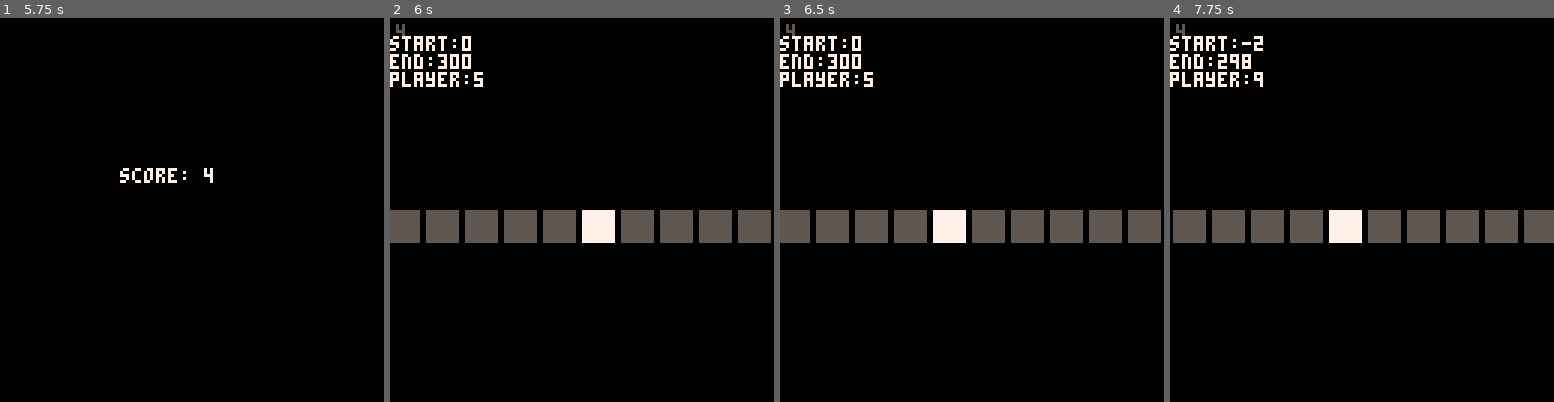
Above: before the commit, frames 1-4 (left to right).
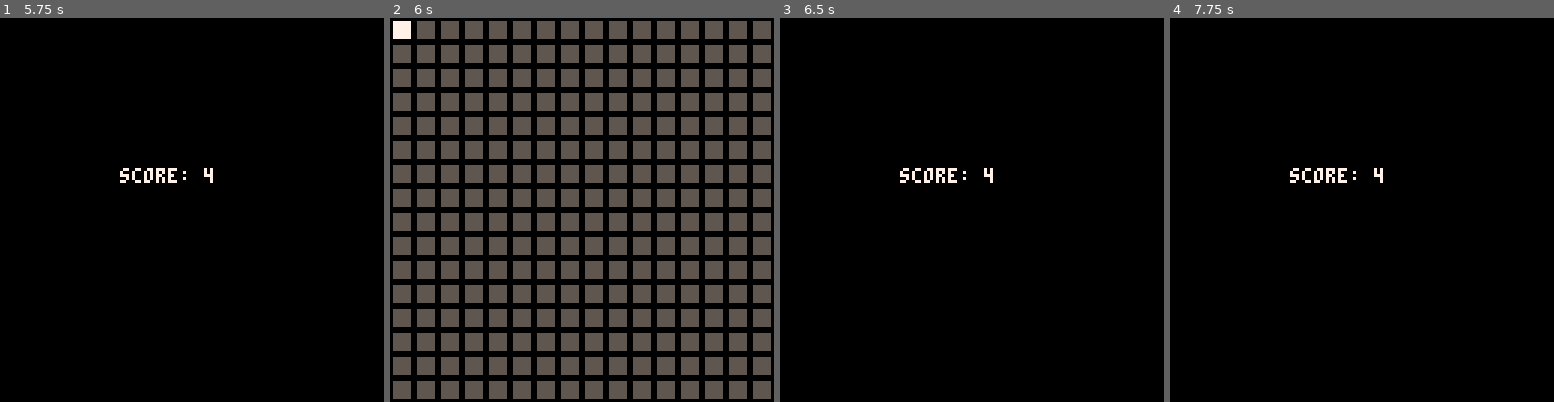
Above: after the commit, the same moments.

Repository: abemassry/dimensional-jump
Game: PICO-8 cartridge dimensional-jump.p8
The game is run twice, just before and just after one commit, with the same random seed, the same clock (stepped at 60 frames per second) and the same inputs.
Inputs:
- Up to frame 1 (5.75 s): tap X (X key) at 0.33, 1.07, 1.85, 2.97, 4.08, 5.2 s; tap O (Z key) at 0.7, 1.7, 2.1, 2.5, 2.9, 3.3, 3.7, 4.1, 4.5, 4.9, 5.3, 5.7 s; hold Right 1.6-2.1 s; hold Up 2.15-2.42 s; hold Right 2.47-3.03 s; hold Left 3.08-3.58 s; hold Down 3.63-3.97 s; hold Right 4.02-4.68 s; hold Up 4.73-5.03 s; hold Left 5.08-5.68 s; hold Down from 5.73 s (still down)
- Up to frame 2 (6 s): keep holding Down
- Up to frame 3 (6.5 s): release Down at 6.03 s; hold Right from 6.08 s (still down); tap O (Z key) at 6.1 s; tap X (X key) at 6.32 s
- Up to frame 4 (7.75 s): tap O (Z key) every 0.4 s from 6.5 to 7.7 s; release Right at 6.58 s; hold Right 6.63-7.13 s; hold Up 7.18-7.45 s; tap X (X key) at 7.43 s; hold Right from 7.5 s (still down)

Frame 1 is identical in both runs. In frame 2, 56% of the frame differs, in the area x 0-100%, y 0-100%; in frame 3, 8.9%; in frame 4, 9.0%.

Commit message:
add sound effects 1d, dash jump 1d, bounds 2d

Diff:
--- a/dimensional-jump.p8
+++ b/dimensional-jump.p8
@@ -132,42 +132,52 @@
 end
 function one_level_start()
 	one_level = {
+		-- todo: max dash value
+		-- todo: recharge max dash
 		left_released = false,
 		right_released = false,
 		start_pos = 0,
 		end_pos = 300,
 		end_tile = 88,
 		player_pos = 5,
+		player_screen_pos = 0,
 		allow_timer = 0,
 		tick_timer = 0,
+		dash_jump = false,
 		t=0,
 		update=function(self)
 			-- handle right button press
 			self.right_released = handle_button_release(1)
-			if (btn(4) and self.right_released and self.allow_timer == false) then
+			if (btn(4) and self.right_released and self.allow_timer == false and self.player_screen_pos < 130) then
 				-- handle dash jump mechanic
 				self.start_pos-=2
 				self.end_pos-=2
 				self.player_pos+=4
 				self.allow_timer = true
-			elseif (self.right_released and self.allow_timer == false) then
+				self.dash_jump = true
+				sfx(63)
+			elseif (self.right_released and self.allow_timer == false and self.player_screen_pos < 130) then
 				self.start_pos-=1
 				self.end_pos-=1
 				self.player_pos+=2
 				self.allow_timer = true
+				self.dash_jump = false
+				sfx(62)
 			end
 			if self.allow_timer then
 				self.t += 1
 				if self.t % 14 == 0 then
 					self.allow_timer = false
+				self.dash_jump = false
 				end
 			end
 			self.tick_timer += 1
-			if self.tick_timer > 60 then
+			if self.tick_timer > 120 then
 				self.allow_timer = true
 				--self.start_pos-=1
 				self.end_pos-=1
 				self.tick_timer = 0
+				self.dash_jump = false
 			end
 		end,
 		draw=function(self)
@@ -175,32 +185,41 @@
 			-- initial 1d grid
 			local space=0
 			local count=0
+			local dashx = 0
 			for i=self.start_pos,self.end_pos,1 do
 				c = 5
+
+				local x1 = space+(i*10)+i-self.t
+				local x2 = space+10+(i*10)+i-self.t
+
 				--if (i % 2 == 0 ) c = 6
-				if(count == self.player_pos) c = 7
+				if(count == self.player_pos) then
+					c = 7
+					dashx = x1
+					self.player_screen_pos = x2
+				end
 				if (i == self.end_tile) c = 11
 
-				if (count == self.player_pos and i == self.end_tile) then
+
+				if (count == self.player_pos and i >= self.end_tile) then
 					overlay_state = 4
 				end
 
 				if (i == 20) c = 1
-				rectfill(space+(i*10)+i-self.t, 64, space+10+(i*10)+i-self.t, 74, c)
+
+				rectfill(x1, 64, x2, 74, c)
 				--print(i, space+(i*10)+i-self.t, 84, 7)
-				print('start:'..self.start_pos, 0, 6, 7)
-				print('end:'..self.end_pos, 0, 12, 7)
-				print('player:'..self.player_pos, 0, 18, 7)
 				space = space + 2
 				count+=1
 			end
+
+			if (self.dash_jump) spr(252,dashx-12, 65, 2, 1)
+
 		end
 	}
 end
 function two_level_start()
 	two_level = {
-		start_posx = 0,
-		start_posy = 0,
 		player_posx = 112,
 		player_posy = 0,
 		player_posx_prev = player_posx,
@@ -227,6 +246,26 @@
 				self.player_posy_prev = self.player_posy
 				self.player_posy+=1
 			end
+			if (self.player_posx > 127) then
+				self.player_posx_prev = self.player_posx
+				self.player_posy_prev = self.player_posy
+				self.player_posx = 127
+			end
+			if (self.player_posy > 15) then
+				self.player_posy_prev = self.player_posy
+				self.player_posx_prev = self.player_posx
+				self.player_posy = 15
+			end
+			if (self.player_posx < 112) then
+				self.player_posx_prev = self.player_posx
+				self.player_posy_prev = self.player_posy
+				self.player_posx = 112
+			end
+			if (self.player_posy < 0) then
+				self.player_posx_prev = self.player_posx
+				self.player_posy_prev = self.player_posy
+				self.player_posy = 0
+			end
 			-- handle dash jump mechanic
 			-- temp end
 			if (btn(4) or btn(5)) then
@@ -237,7 +276,10 @@
 			-- draw items in here
 			map(112, 0, 0, 0, 128, 128)
 			mset(self.player_posx, self.player_posy, 254)
-			mset(self.player_posx_prev, self.player_posy_prev, 255)
+			if (self.player_posx >= 112 and self.player_posx <= 127 and self.player_posy >= 0 and self.player_posy <= 15) then
+				mset(self.player_posx, self.player_posy, 254)
+				mset(self.player_posx_prev, self.player_posy_prev, 255)
+			end
 		end
 	}
 end
@@ -293,8 +335,10 @@
 	overlay_state = 1
 
 	if level == 0 then
-		level = 1
-		one_level_start()
+		--level = 1
+		--one_level_start()
+		level = 2
+		two_level_start()
 	elseif level == 1 then
 		level = 2
 		two_level_start()
@@ -734,12 +778,13 @@
 00000000000000000000000000000000000000000000000000000000000000000000000000000000000000000000000000000000000000000000000000000000
 00000000000000000000000000000000000000000000000000000000000000000000000000000000000000000000000000000000000000000000000000000000
 00000000000000000000000000000000000000000000000000000000000000000000000000000000000000000000000000000000000000000000000000000000
+00000000000000000000000000000000000000000000000000000000000000000000000000000000000000000000000077777777777777000777777005555550
 00000000000000000000000000000000000000000000000000000000000000000000000000000000000000000000000000000000000000000777777005555550
 00000000000000000000000000000000000000000000000000000000000000000000000000000000000000000000000000000000000000000777777005555550
+00000000000000000000000000000000000000000000000000000000000000000000000000000000000000000000000077777777777777000777777005555550
 00000000000000000000000000000000000000000000000000000000000000000000000000000000000000000000000000000000000000000777777005555550
 00000000000000000000000000000000000000000000000000000000000000000000000000000000000000000000000000000000000000000777777005555550
-00000000000000000000000000000000000000000000000000000000000000000000000000000000000000000000000000000000000000000777777005555550
-00000000000000000000000000000000000000000000000000000000000000000000000000000000000000000000000000000000000000000777777005555550
+00000000000000000000000000000000000000000000000000000000000000000000000000000000000000000000000077777777777777000000000000000000
 __map__
 000102030405060708090a0b0c0d0e0f000000000000000000000000000000000000000000000000000000000000000000000000000000000000000000000000000000000000000000000000000000000000000000000000000000000000000000000000000000000000000000000000ffffffffffffffffffffffffffffffff
 101112131415161718191a1b1c1d1e1f000000000000000000000000000000000000000000000000000000000000000000000000000000000000000000000000000000000000000000000000000000000000000000000000000000000000000000000000000000000000000000000000ffffffffffffffffffffffffffffffff
@@ -755,8 +800,8 @@
 b0b1b2b3b4b5b6b7b8b9babbbcbdbebf000000000000000000008000000000000000000000000000000000000000000000000000000000000000000000000000000000000000000000000000000000000000000000000000000000000000000000000000000000000000000000000000ffffffffffffffffffffffffffffffff
 c0c1c2c3c4c5c6c7c8c9cacbcccdcecf000000000000000000008000000000000000000000000000000000000000000000000000000000000000000000000000000000000000000000000000000000000000000000000000000000000000000000000000000000000000000000000000ffffffffffffffffffffffffffffffff
 d0d1d2d3d4d5d6d7d8d9dadbdcdddedf000000000000000000008000000000000000000000000000000000000000000000000000000000000000000000000000000000000000000000000000000000000000000000000000000000000000000000000000000000000000000000000000ffffffffffffffffffffffffffffffff
-0000000000000000000000000000000000000000000000000000800000000000000000000000000000000000000000000000000000000000000000000000000000000000000000000000000000000000000000000000000000000000000000000000000000000000000000000000000000000000000000000000000000000000
-0000000000000000000000000000000000000000000000000000008000000000000000000000000000000000000000000000000000000000000000000000000000000000000000000000000000000000000000000000000000000000000000000000000000000000000000000000000000000000000000000000000000000000
+00000000000000000000000000000000000000000000000000008000000000000000000000000000000000000000000000000000000000000000000000000000000000000000000000000000000000000000000000000000000000000000000000000000000000000000000000000000ffffffffffffffffffffffffffffffff
+00000000000000000000000000000000000000000000000000000080000000000000000000000000000000000000000000000000000000000000000000000000000000000000000000000000000000000000000000000000000000000000000000000000000000000000000000000000ffffffffffffffffffffffffffffffff
 0000000000000000000000000000000000000000000000000000008000000000000000000000000000000000000000000000000000000000000000000000000000000000000000000000000000000000000000000000000000000000000000000000000000000000000000000000000000000000000000000000000000000000
 0000000000000000000000000000000000000000000000000000008000000000000000000000000000000000000000000000000000000000000000000000000000000000000000000000000000000000000000000000000000000000000000000000000000000000000000000000000000000000000000000000000000000000
 0000000000000000000000000000000000000000000000000000000000000000000000000000000000000000000000000000000000000000000000000000000000000000000000000000000000000000000000000000000000000000000000000000000000000000000000000000000000000000000000000000000000000000
Not shown, changed: the sound effects (__sfx__) section of dimensional-jump.p8
